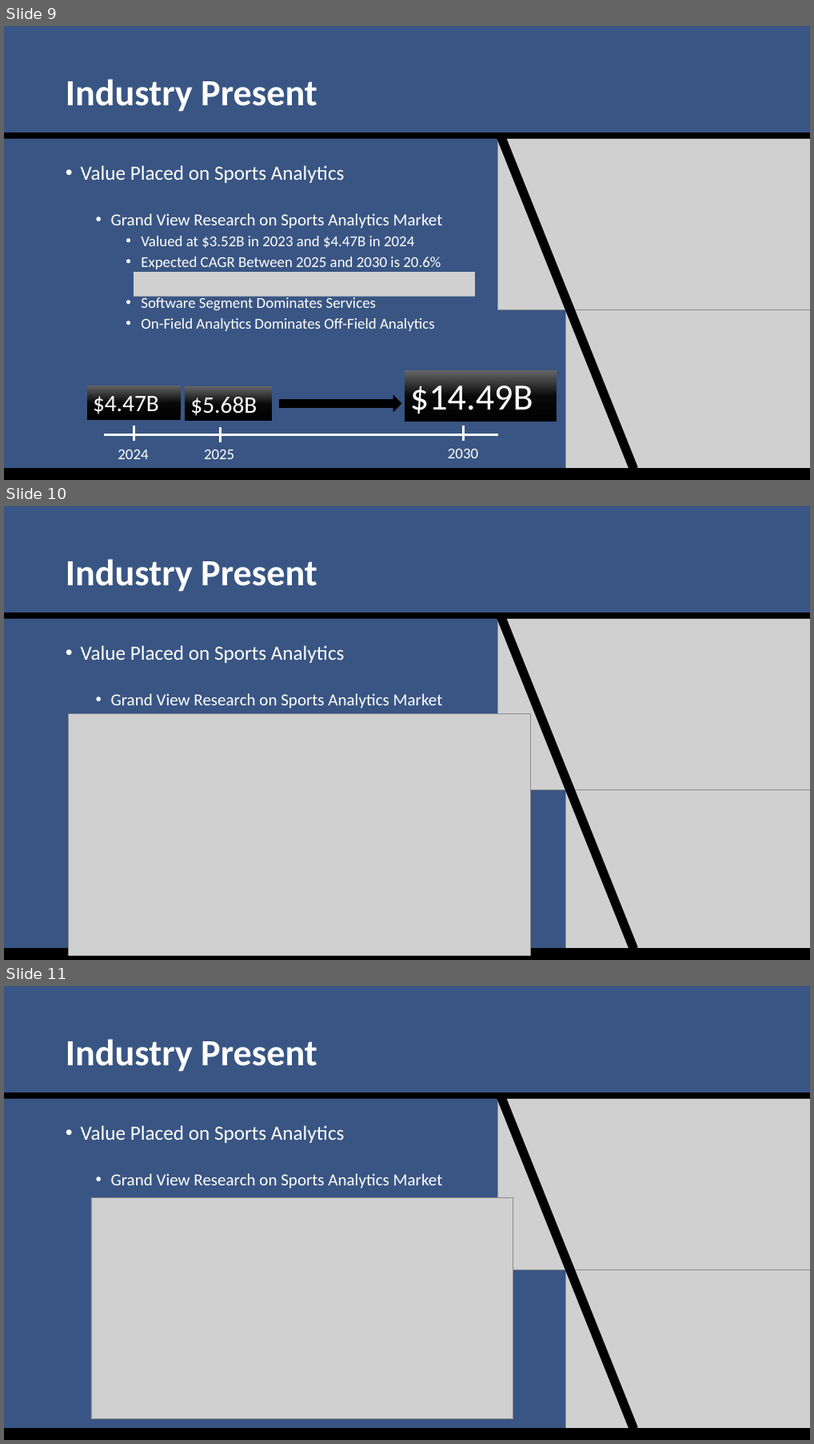
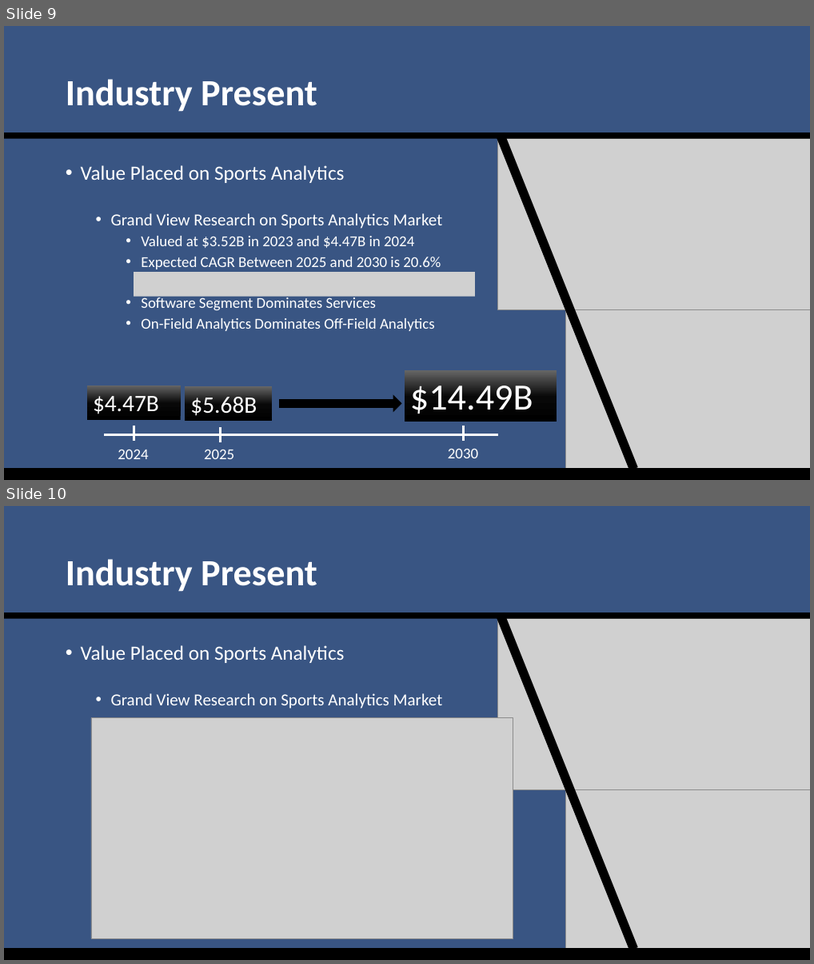
Before and after one commit to SuperMarioGiacomazzo/STOR538_WEBSITE, a slide deck: Slides/Sports Analytics 3/Sports_Analytics_3_Lecture.pptx. Shown one above the other, each under a label of ours: slides 9, 10 and 11 before the commit, slides 9 and 10 after it. The pictures are 814x1444 and 814x964 pixels, drawn with LibreOffice and Linux fonts; fonts in the diff are those of the drawing; grey boxes stand for pictures. Boxes give left, top, right and bottom in pixels: in the first picture for what was removed or moved away, otherwise in the second. Text is boxed around its words. In the diff, an @@ line names an element or a change of style, - is before the commit and + after.

```diff
--- a/Slides/Sports Analytics 3/Sports_Analytics_3_Lecture.pptx
+++ b/Slides/Sports Analytics 3/Sports_Analytics_3_Lecture.pptx
@@ slide 10 removed at [4, 506, 810, 960], background #395583 @@
@@ title removed at [66, 559, 318, 592] @@
-Industry Present
@@ rectangle removed at [4, 612, 810, 619] @@
@@ rectangle removed at [496, 612, 638, 951] @@
@@ picture removed at [498, 619, 810, 790] @@
@@ text removed at [81, 645, 443, 708] @@
-• Value Placed on Sports Analytics
-  • Grand View Research on Sports Analytics Market
@@ picture removed at [69, 713, 531, 955] @@
@@ picture removed at [566, 789, 810, 960] @@
@@ rectangle removed at [4, 948, 810, 960] @@
@@ what was slide 11 is now slide 10 @@
```
Also in this commit, not shown: 5 other files.
